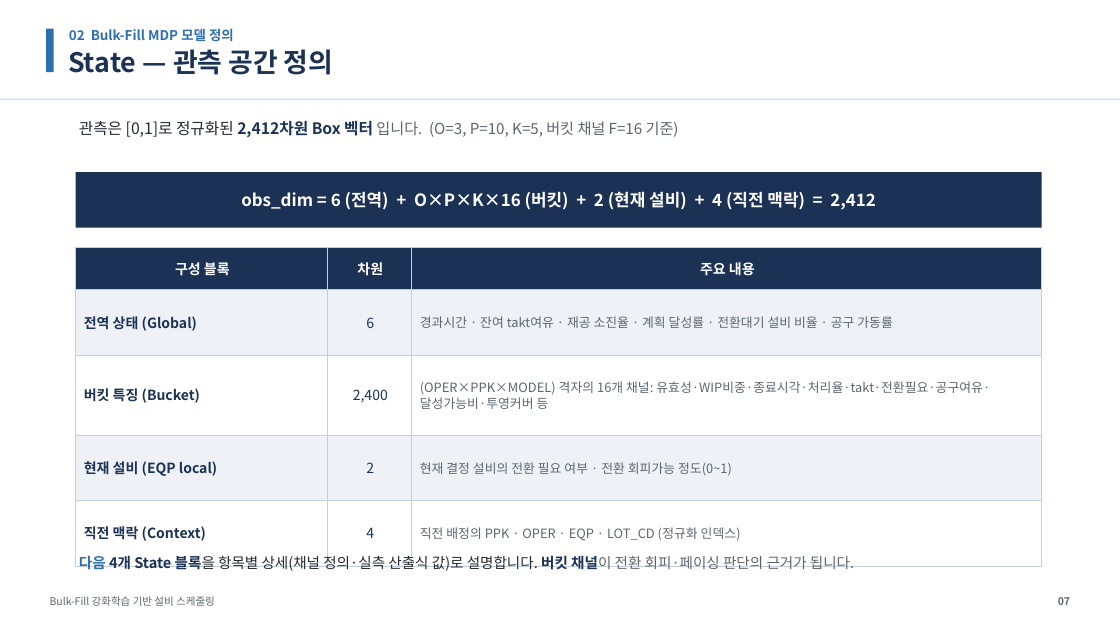
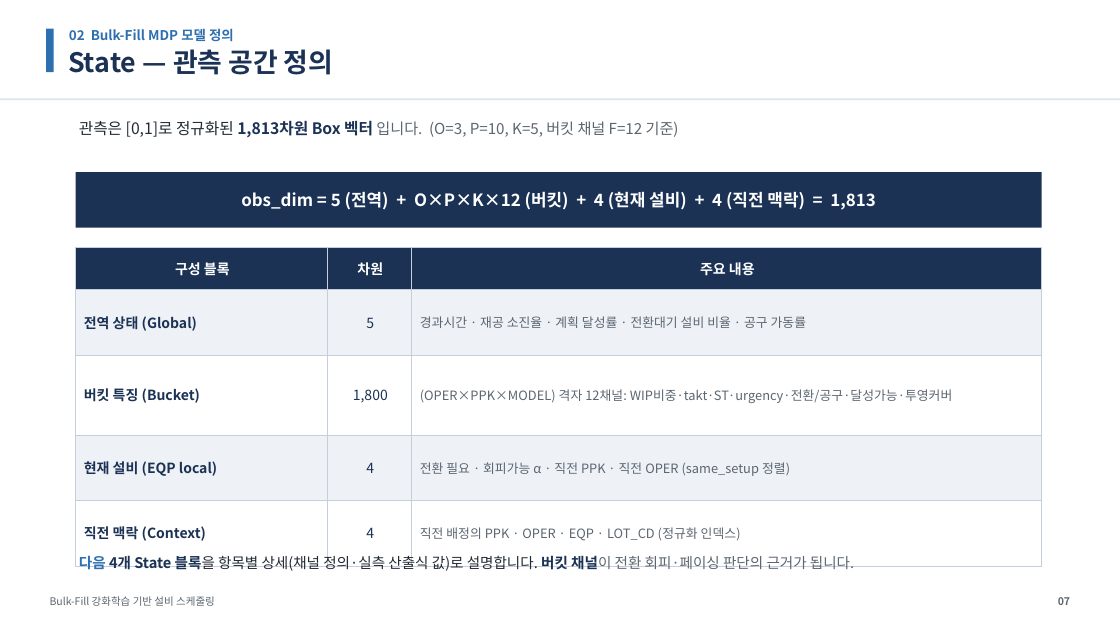
Before and after one commit to relighting123/pjt_scheduling, a slide deck: slide 7 of docs/BulkFill_스케줄링_발표자료.pptx. Drawn at 1120x630 pixels with LibreOffice and Linux fonts; fonts in the diff are those of the drawing. Boxes give left, top, right and bottom in pixels: in the first picture for what was removed or moved away, otherwise in the second. Text is boxed around its words. In the diff, an @@ line names an element or a change of style, - is before the commit and + after.

```diff
--- a/docs/BulkFill_스케줄링_발표자료.pptx
+++ b/docs/BulkFill_스케줄링_발표자료.pptx
@@ text at <box>79,120,679,137</box>: text changed @@
-관측은 [0,1]로 정규화된 2,412차원 Box 벡터 입니다. (O=3, P=10, K=5, 버킷 채널 F=16 기준)
+관측은 [0,1]로 정규화된 1,813차원 Box 벡터 입니다. (O=3, P=10, K=5, 버킷 채널 F=12 기준)
@@ text at <box>241,191,875,210</box>: text changed @@
-obs_dim = 6 (전역) + O×P×K×16 (버킷) + 2 (현재 설비) + 4 (직전 맥락) = 2,412
+obs_dim = 5 (전역) + O×P×K×12 (버킷) + 4 (현재 설비) + 4 (직전 맥락) = 1,813
@@ text in rectangle at <box>366,317,374,328</box>: text changed @@
-6
+5
@@ text in rectangle at <box>420,316,806,328</box>: text changed @@
-경과시간 · 잔여 takt여유 · 재공 소진율 · 계획 달성률 · 전환대기 설비 비율 · 공구 가동률
+경과시간 · 재공 소진율 · 계획 달성률 · 전환대기 설비 비율 · 공구 가동률
@@ text in rectangle at <box>353,389,388,403</box>: text changed @@
-2,400
+1,800
@@ text in rectangle at <box>420,389,953,403</box>: text changed @@
-(OPER×PPK×MODEL) 격자의 16개 채널: 유효성·WIP비중·종료시각·처리율·takt·전환필요·공구여유·달성가능비·투영커버 등
+(OPER×PPK×MODEL) 격자 12채널: WIP비중·takt·ST·urgency·전환/공구·달성가능·투영커버
@@ text in rectangle at <box>366,462,374,473</box>: text changed @@
-2
+4
@@ text in rectangle at <box>420,462,790,476</box>: text changed @@
-현재 결정 설비의 전환 필요 여부 · 전환 회피가능 정도(0~1)
+전환 필요 · 회피가능 α · 직전 PPK · 직전 OPER (same_setup 정렬)
```
Also in this commit, not shown: 49 other slides changed, 3 slides removed, 8 other files.
